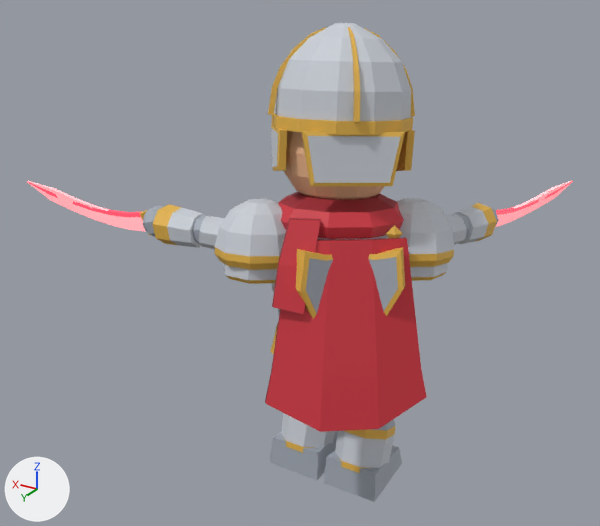
An edit to the glTF model public/dungeon/chars/assassin.glb, drawn before and after from the same camera.
Rendered twice from a 50 mm lens placed at (-1.41, 2.61, 2.25), pointed at (0.37, -0.35, 0.76). The lights are fixed; the arrows at lower left show +X, +Y and +Z. The older version comes first. Both versions are drawn at frame 11 of the action 'skill1'; the numbers are the values there. Vertices at exactly the same position are counted once.

The older version as bpy lines, for what is in view:
```python
me_body = bpy.data.meshes.new('body')
me_body.from_pydata(...)  # 1594 vertices, 2936 faces; spans x -0.57..1.36, y -1.29..0.45, z 0.0..1.86
# faces by material slot: [2728, 208]
me_body.materials.append(mat_m_assassin_opaque)
me_body.materials.append(mat_m_assassin_emissive)
ob_body = bpy.data.objects.new('body', me_body)
ob_body.location = (0.0, 0.0, 0.0)
```
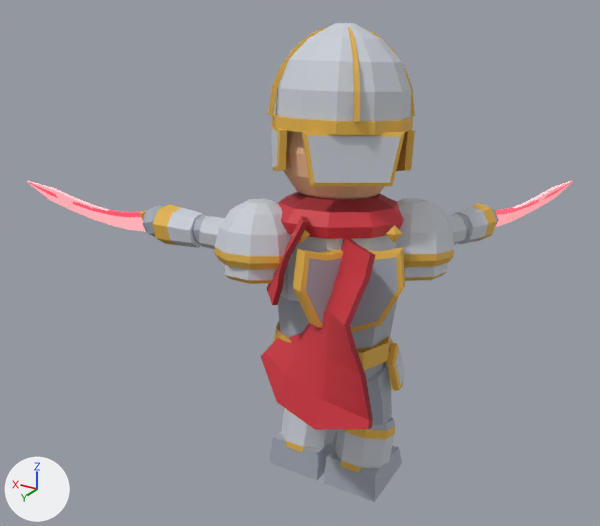
Changed parts and their boxes (x1, y1, x2, y2) in the pictures (600 x 526 px):
```json
{"part": 1, "of": "me_body", "change": "rebuilt", "before": [272, 218, 321, 314], "after": [267, 216, 309, 305], "on screen": "14% narrower, 7% shorter"}
{"part": 2, "of": "me_body", "change": "cut back", "before": [265, 237, 427, 432], "after": [261, 238, 375, 430]}
{"part": 3, "of": "me_body", "change": "surface changed", "after": [265, 335, 369, 429], "on screen": "red"}
```

Edits to the scene script, one JSON object a line:
```json
{"block": "me_body", "where": "# used by ob_body; location = (0.0, 0.0, 0.0)"}
{"op": "remove", "block": "me_body", "code": "me_body.from_pydata(...)  # 1594 vertices, 2936 faces; spans x -0.57..1.36, y -1.29..0.45, z 0.0..1.86"}
{"op": "add", "block": "me_body", "code": "me_body.from_pydata(...)  # 1638 vertices, 3024 faces; spans x -0.57..1.36, y -1.29..0.4, z 0.0..1.86"}
{"block": "me_body", "change": "me_body part 1: the loose piece of 12 vertices spanning x -0.05..0.07, y 0.17..0.37, z 0.9..1.22 is rebuilt with 24 vertices and now spans x -0.02..0.17, y 0.15..0.32, z 0.9..1.23"}
{"block": "me_body", "change": "me_body part 2"}
{"block": "me_body", "change": "11 vertices are removed from x -0.44..0.05, y -0.02..0.45, z 0.47..1.15"}
{"block": "me_body", "change": "56 faces are deleted"}
{"block": "me_body", "change": "29 vertices move from x -0.4..0.05, y -0.01..0.41, z 0.47..1.15 to x -0.34..0.22, y -0.01..0.4, z 0.48..1.17"}
{"block": "me_body", "change": "43 vertices are added at x -0.35..0.23, y -0.04..0.4, z 0.48..1.17"}
{"block": "me_body", "change": "120 new faces join them, mat_m_assassin_opaque"}
{"block": "me_body", "change": "me_body part 3: 12 kept faces spanning x -0.34..0.22, y 0.13..0.38, z 0.48..0.76 get new texture (UV) coordinates"}
```
